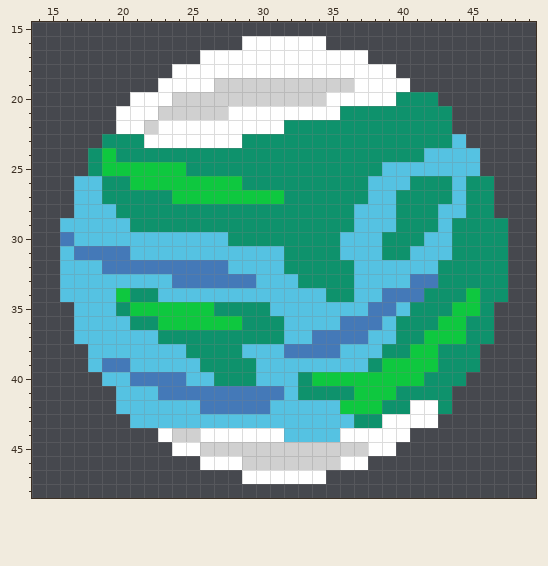
One commit to this pixel-art sprite: Sprites/BG/Planets/planets1.png. Above: the version before the commit.
The file is 64x64 pixels. Shown: x 14..49, y 15..48.
Once edited:
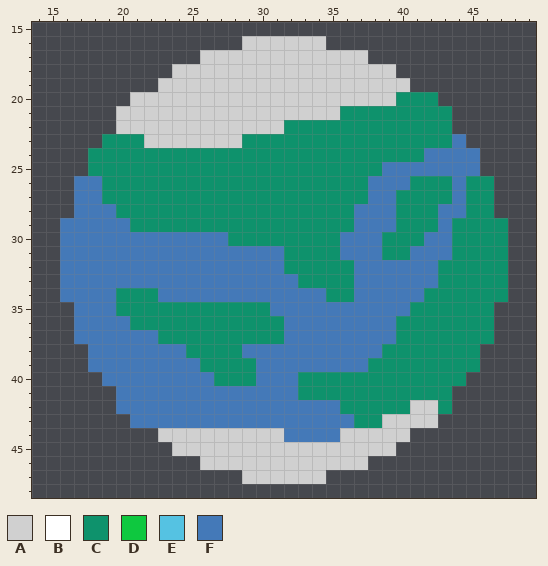
Palette (. is transparent): A #d0d0d0  B #ffffff  C #0e926c  D #0ec83f  E #55c2e2  F #4479b8
From old to new:
Changed rows in their new state; - is an unchanged pixel.
first column x 16:
16 -------------AAAAAA-----------
17 ----------AAAAAAAAAAAA--------
18 --------AAAAAAAAAAAAAAAA------
19 -------AAAA----------AAAA-----
20 -----AAA-----------AAAAA------
21 ----AAA-----AAAAAAAA----------
22 ----AA-AAAAAAAAA--------------
23 ------AAAAAAA---------------F-
24 ---C----------------------FFFF
25 ---CCCCCC--------------FFFFFFF
26 -FF--CCCCCCCC---------FFF---F-
27 -FF-----CCCCCCCC------FF----F-
28 -FFF-----------------FFF---FF-
29 FFFFF----------------FFF---F--
30 -FFFFFFFFFFF--------FFF---FF--
31 F----FFFFFFFFFFF----FFF--FFF--
32 FFF---------FFFF-----FFFFFF---
33 FFFFFFFF------FFF----FFFF-----
34 FFFFC--FFFFFFFFFFFF--FF------C
35 -FFF-CCCCCC----FFFFFFF--F---CC
36 -FFFF--CCCCCC---FFFF---F---CC-
37 -FFFFFF---------FF----FF--CCC-
38 --FFFFFFF----FFF----FFF--CC---
39 --F--FFFFF----FFFFFFFF-CCCC---
40 ---FF----FF---FFF-CCCCCCCC----
41 ----FFF---------F----CCC------
42 ----FFFFFF-----FFFFFCCC--AA---
43 -----FFFFFFFFFFFFFFFF--AAAA---
44 -------A--AAAAAAFFFFAAAAA-----
45 --------AA------------AA------
46 ----------AAA-------AA--------
47 -------------AAAAAA-----------
Pixel boxes of the changes (left, top, right, bottom) in both pictures:
changed: (60, 36, 480, 484)
